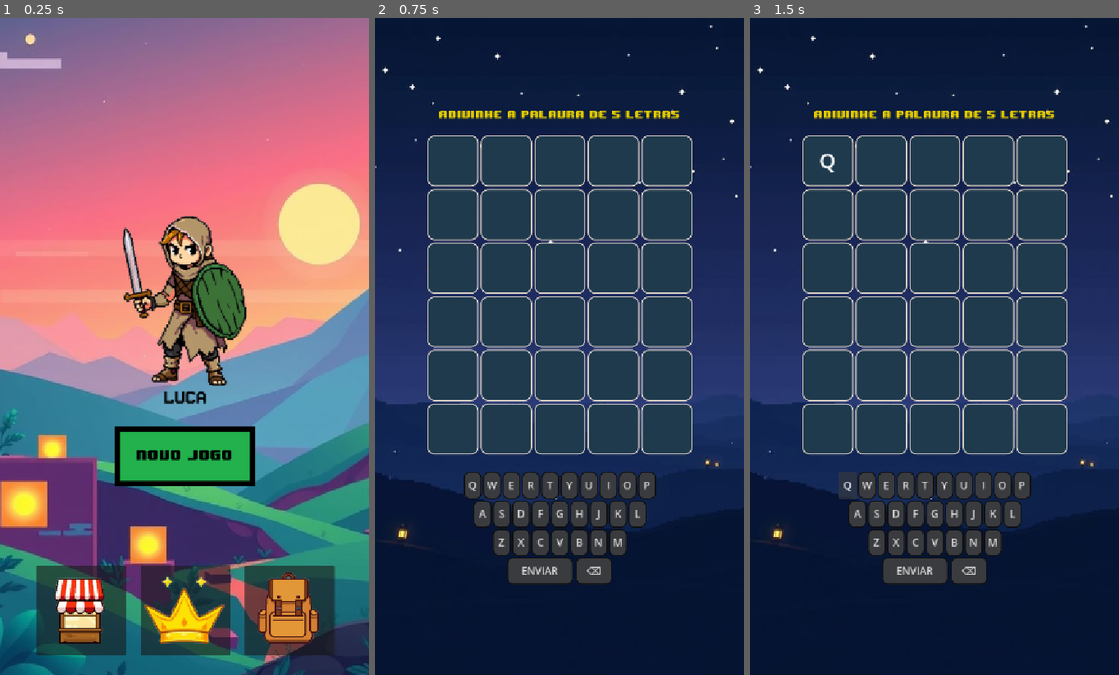
Above: before the commit, frames 1-3 (left to right).
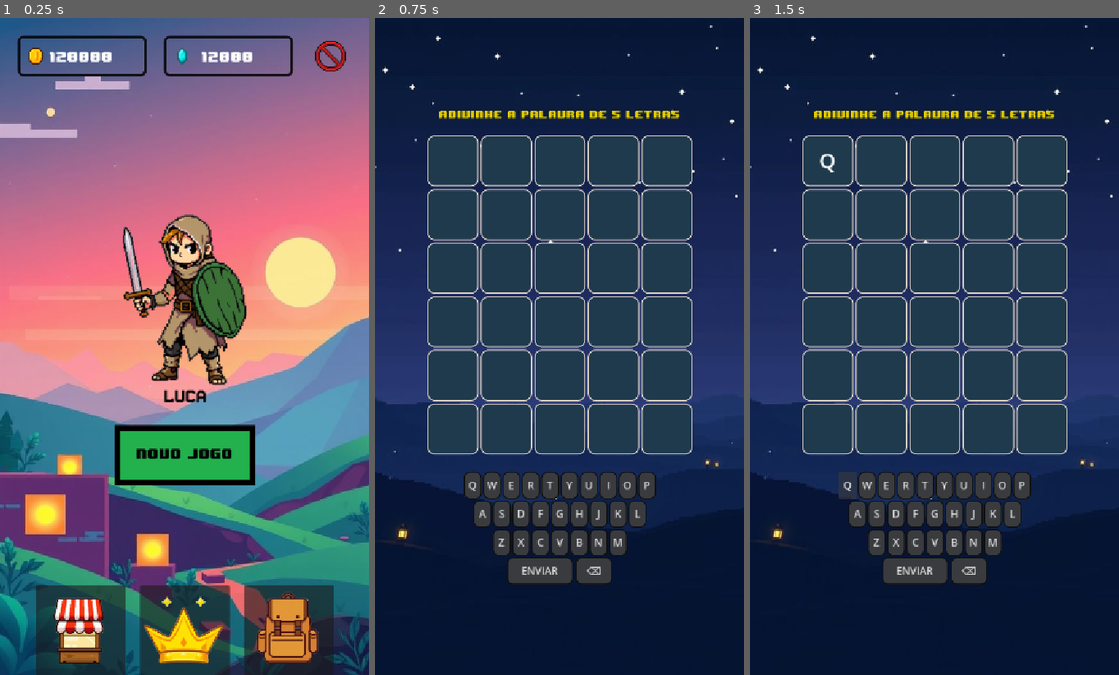
Above: after the commit, the same moments.

Repository: cryptofabrikah-oss/wordmix
Game: Godot game, scene res://scenes/Start.tscn
The game is run twice, just before and just after one commit, with the same random seed, the same clock (stepped at 60 frames per second) and the same inputs.
Inputs (mouse positions are in pixels of both pictures, inside the frame that each line leads up to; where the layout moved, square brackets give the same spot in the first picture):
- Up to frame 1 (0.25 s): no input
- Up to frame 2 (0.75 s): click (456, 629) [456, 609] at 0.5 s
- Up to frame 3 (1.5 s): click "Q" at 1.25 s

The runs differ from the first frame. In frame 1, 65% of the frame differs, in the area x 0-100%, y 0-100%; in frame 2, nothing differs; in frame 3, nothing differs.

Commit message:
start menu update

Diff:
--- a/scenes/Start.tscn
+++ b/scenes/Start.tscn
@@ -1,81 +1,150 @@
-[gd_scene load_steps=10 format=3 uid="uid://dnvojhvof7qld"]
+[gd_scene load_steps=15 format=3 uid="uid://dnvojhvof7qld"]
 
 [ext_resource type="Texture2D" uid="uid://qt30568hb6n8" path="res://assets/start.jpeg" id="1_8t08e"]
 [ext_resource type="Script" uid="uid://b7obskxwllqbo" path="res://scenes/start.gd" id="1_j3bqk"]
+[ext_resource type="Texture2D" uid="uid://brapl3hd4onl" path="res://assets/gold.png" id="2_nqh5h"]
+[ext_resource type="Theme" uid="uid://crbnt5dn6w7by" path="res://themes/new_theme.tres" id="2_yud8w"]
 [ext_resource type="Texture2D" uid="uid://4qlt585wykj5" path="res://assets/market.png" id="3_d48hf"]
+[ext_resource type="Texture2D" uid="uid://cutihao70cdxk" path="res://assets/crystal.png" id="3_ea00n"]
 [ext_resource type="Texture2D" uid="uid://bjhynlo37l6xy" path="res://assets/greenbutton.png" id="3_j3bqk"]
 [ext_resource type="Texture2D" uid="uid://buoau0684xqti" path="res://assets/rank.png" id="3_lynlw"]
 [ext_resource type="FontFile" uid="uid://dqsifpqqm5vmx" path="res://fonts/Pixeboy.ttf" id="4_yx83k"]
 [ext_resource type="Texture2D" uid="uid://cf0qka015qqnl" path="res://assets/inventory.png" id="5_yrm6t"]
 [ext_resource type="Texture2D" uid="uid://dg431y857bxyl" path="res://assets/player.png" id="6_yrm6t"]
+[ext_resource type="Texture2D" uid="uid://baenbypj4pdwo" path="res://assets/AD.png" id="6_yud8w"]
 [ext_resource type="FontFile" uid="uid://c35u4i2axngsu" path="res://fonts/8-BIT WONDER.TTF" id="8_q7y7s"]
+
+[sub_resource type="StyleBoxFlat" id="StyleBoxFlat_ugrxo"]
+bg_color = Color(0.6, 0.6, 0.6, 0)
+border_width_left = 5
+border_width_top = 5
+border_width_right = 5
+border_width_bottom = 5
+border_color = Color(0, 0, 0, 0.823529)
+corner_radius_top_left = 10
+corner_radius_top_right = 10
+corner_radius_bottom_right = 10
+corner_radius_bottom_left = 10
 
 [node name="Start" type="Control"]
 layout_mode = 3
+anchors_preset = 15
+anchor_right = 1.0
+anchor_bottom = 1.0
+grow_horizontal = 2
+grow_vertical = 2
+script = ExtResource("1_j3bqk")
+
+[node name="Start" type="TextureRect" parent="."]
+layout_mode = 1
+anchors_preset = 15
+anchor_right = 1.0
+anchor_bottom = 1.0
+grow_horizontal = 2
+grow_vertical = 2
+mouse_filter = 0
+texture = ExtResource("1_8t08e")
+
+[node name="TopBar" type="HBoxContainer" parent="."]
+layout_mode = 1
+anchors_preset = 5
+anchor_left = 0.5
+anchor_right = 0.5
+offset_left = -294.0
+offset_top = 30.0
+offset_right = 292.0
+offset_bottom = 102.0
+grow_horizontal = 2
+theme = ExtResource("2_yud8w")
+theme_override_constants/separation = 30
+
+[node name="gold_line" type="Panel" parent="TopBar"]
+layout_mode = 2
+size_flags_horizontal = 3
+theme_override_styles/panel = SubResource("StyleBoxFlat_ugrxo")
+
+[node name="gold_icon" type="TextureRect" parent="TopBar/gold_line"]
+layout_mode = 1
+anchors_preset = 9
+anchor_bottom = 1.0
+offset_right = 64.0
+grow_vertical = 2
+texture = ExtResource("2_nqh5h")
+stretch_mode = 3
+
+[node name="gold_num" type="Label" parent="TopBar/gold_line"]
+layout_mode = 1
+anchors_preset = 15
+anchor_right = 1.0
+anchor_bottom = 1.0
+grow_horizontal = 2
+grow_vertical = 2
+text = "120000"
+horizontal_alignment = 1
+vertical_alignment = 1
+
+[node name="crystal_line" type="Panel" parent="TopBar"]
+custom_minimum_size = Vector2(169, 60)
+layout_mode = 2
+size_flags_horizontal = 3
+theme_override_styles/panel = SubResource("StyleBoxFlat_ugrxo")
+
+[node name="crystal_icon" type="TextureRect" parent="TopBar/crystal_line"]
+layout_mode = 1
+anchors_preset = 9
+anchor_bottom = 1.0
+offset_right = 64.0
+grow_vertical = 2
+texture = ExtResource("3_ea00n")
+stretch_mode = 3
+
+[node name="crystal_num" type="Label" parent="TopBar/crystal_line"]
+layout_mode = 1
+anchors_preset = 15
+anchor_right = 1.0
+anchor_bottom = 1.0
+grow_horizontal = 2
+grow_vertical = 2
+text = "12000"
+horizontal_alignment = 1
+vertical_alignment = 1
+
+[node name="ad" type="HBoxContainer" parent="TopBar"]
+layout_mode = 2
+
+[node name="Button" type="Button" parent="TopBar/ad"]
+layout_mode = 2
+icon = ExtResource("6_yud8w")
+flat = true
+
+[node name="CenterBox" type="VBoxContainer" parent="."]
+z_index = 1
+layout_mode = 1
 anchors_preset = 8
 anchor_left = 0.5
 anchor_top = 0.5
 anchor_right = 0.5
 anchor_bottom = 0.5
-offset_top = 2.0
-offset_bottom = 2.0
-grow_horizontal = 2
-grow_vertical = 2
-script = ExtResource("1_j3bqk")
-
-[node name="Start" type="Sprite2D" parent="."]
-position = Vector2(1, -66)
-scale = Vector2(1.3, 1.3)
-texture = ExtResource("1_8t08e")
-
-[node name="BottonBar" type="HBoxContainer" parent="."]
-layout_mode = 1
-anchors_preset = 7
-anchor_left = 0.5
-anchor_top = 1.0
-anchor_right = 0.5
-anchor_bottom = 1.0
-offset_left = -261.0
-offset_top = 381.0
-offset_right = 263.0
-offset_bottom = 539.0
-grow_horizontal = 2
-grow_vertical = 0
-theme_override_constants/separation = 25
-
-[node name="Market" type="Button" parent="BottonBar"]
-layout_mode = 2
-icon = ExtResource("3_d48hf")
-
-[node name="Rank" type="Button" parent="BottonBar"]
-layout_mode = 2
-icon = ExtResource("3_lynlw")
-
-[node name="Inventory" type="Button" parent="BottonBar"]
-layout_mode = 2
-icon = ExtResource("5_yrm6t")
-
-[node name="VBoxContainer" type="VBoxContainer" parent="."]
-layout_mode = 1
-anchors_preset = 15
-anchor_right = 1.0
-anchor_bottom = 1.0
+offset_left = -131.5
+offset_top = -250.5
+offset_right = 131.5
+offset_bottom = 250.5
 grow_horizontal = 2
 grow_vertical = 2
 theme_override_constants/separation = 30
 
-[node name="PLayerB" type="Button" parent="VBoxContainer"]
+[node name="PLayerB" type="Button" parent="CenterBox"]
 custom_minimum_size = Vector2(0, 350)
 layout_direction = 1
 layout_mode = 2
 flat = true
 
-[node name="Player" type="Sprite2D" parent="VBoxContainer/PLayerB"]
+[node name="Player" type="Sprite2D" parent="CenterBox/PLayerB"]
 scale = Vector2(1.29087, 1.29087)
 texture = ExtResource("6_yrm6t")
 centered = false
 
-[node name="Name" type="Label" parent="VBoxContainer/PLayerB"]
+[node name="Name" type="Label" parent="CenterBox/PLayerB"]
 layout_mode = 1
 anchors_preset = 12
 anchor_top = 1.0
@@ -91,13 +160,14 @@
 horizontal_alignment = 1
 vertical_alignment = 1
 
-[node name="StartB" type="Button" parent="VBoxContainer"]
-layout_mode = 2
+[node name="StartB" type="Button" parent="CenterBox"]
+layout_mode = 2
+keep_pressed_outside = true
 icon = ExtResource("3_j3bqk")
 flat = true
 icon_alignment = 1
 
-[node name="Novo" type="Label" parent="VBoxContainer/StartB"]
+[node name="Novo" type="Label" parent="CenterBox/StartB"]
 layout_mode = 1
 anchors_preset = 15
 anchor_right = 1.0
@@ -113,3 +183,30 @@
 "
 horizontal_alignment = 1
 vertical_alignment = 1
+
+[node name="BottonBar" type="HBoxContainer" parent="."]
+z_index = 1
+layout_mode = 1
+anchors_preset = 7
+anchor_left = 0.5
+anchor_top = 1.0
+anchor_right = 0.5
+anchor_bottom = 1.0
+offset_left = -262.0
+offset_top = -158.0
+offset_right = 262.0
+grow_horizontal = 2
+grow_vertical = 0
+theme_override_constants/separation = 25
+
+[node name="Market" type="Button" parent="BottonBar"]
+layout_mode = 2
+icon = ExtResource("3_d48hf")
+
+[node name="Rank" type="Button" parent="BottonBar"]
+layout_mode = 2
+icon = ExtResource("3_lynlw")
+
+[node name="Inventory" type="Button" parent="BottonBar"]
+layout_mode = 2
+icon = ExtResource("5_yrm6t")
--- a/scenes/start.gd
+++ b/scenes/start.gd
@@ -1,33 +1,41 @@
 extends Control
 
-@onready var start_btn = $VBoxContainer/StartB
+# TopBar
+@onready var gold_line = $TopBar/gold_line
+@onready var crystal_line = $TopBar/crystal_line
+# CenterBox
+@onready var start_btn = $CenterBox/StartB
+@onready var playerselect_btn = $CenterBox/PLayerB
+# BottomBar
 @onready var market_btn = $BottonBar/Market
 @onready var rank_btn = $BottonBar/Rank
 @onready var inventory_btn = $BottonBar/Inventory
-@onready var playerselect_btn = $VBoxContainer/PLayerB
 
 func _ready():
+	# Conecta os sinais
 	market_btn.pressed.connect(_on_market_pressed)
 	rank_btn.pressed.connect(_on_rank_pressed)
 	inventory_btn.pressed.connect(_on_inventory_pressed)
 	start_btn.pressed.connect(_on_start_pressed)
 	playerselect_btn.pressed.connect(_on_player_pressed)
 
-#novo jogo
+
+# Novo jogo
 func _on_start_pressed():
 	get_tree().change_scene_to_file("res://scenes/Main.tscn")
 
-#ranking semanal
+# Seleção de jogador
+func _on_player_pressed():
+	get_tree().change_scene_to_file("res://scenes/Main.tscn")
+
+# Ranking semanal
 func _on_rank_pressed():
 	get_tree().change_scene_to_file("res://scenes/Rank.tscn")
 
-#marketplace
+# Marketplace
 func _on_market_pressed():
 	get_tree().change_scene_to_file("res://scenes/Main.tscn")
 
-#inventory
+# Inventory
 func _on_inventory_pressed():
 	get_tree().change_scene_to_file("res://scenes/Main.tscn")
-
-func _on_player_pressed():
-	get_tree().change_scene_to_file("res://scenes/Main.tscn")
Binary file added: assets/AD.png
Not shown, added: assets/AD.png.import
Not shown, added: assets/Pixelated Turquoise Gemstone.png.import
Not shown, added: assets/coin.png.import
Binary file added: assets/crystal.png
Not shown, added: assets/crystal.png.import
Binary file added: assets/crystal1024.png
Not shown, added: assets/crystal1024.png.import
Binary file added: assets/gold.png
Not shown, added: assets/gold.png.import
Binary file added: assets/gold1024.png
Not shown, added: assets/gold1024.png.import
(and 2 more such lines)
